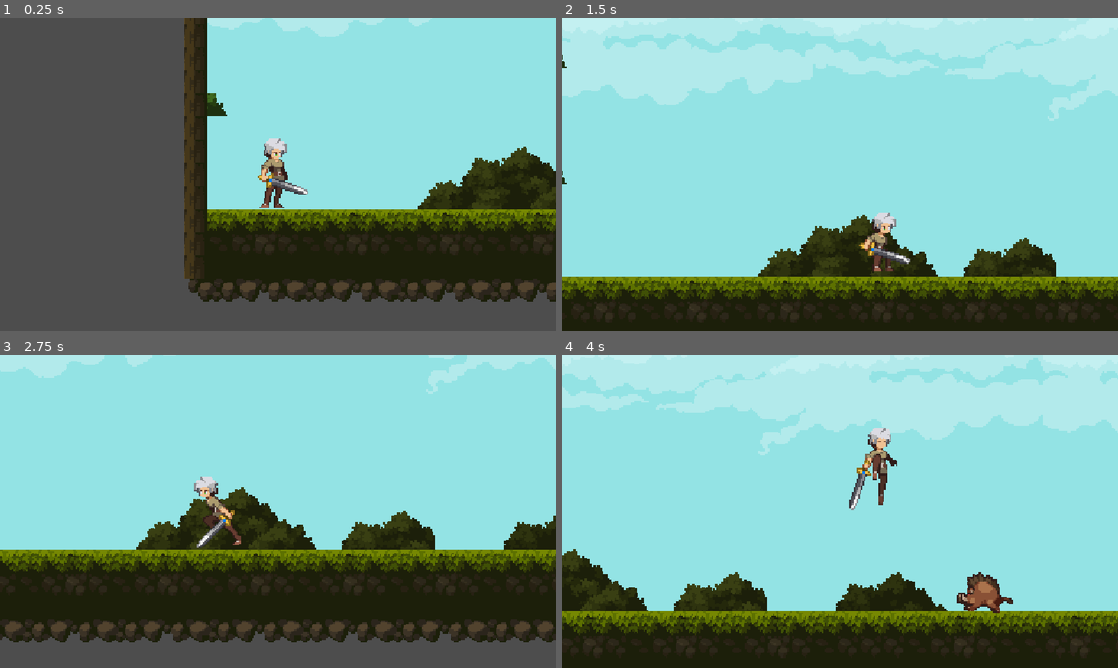
Above: before the commit, frames 1-4 (two rows, left to right).
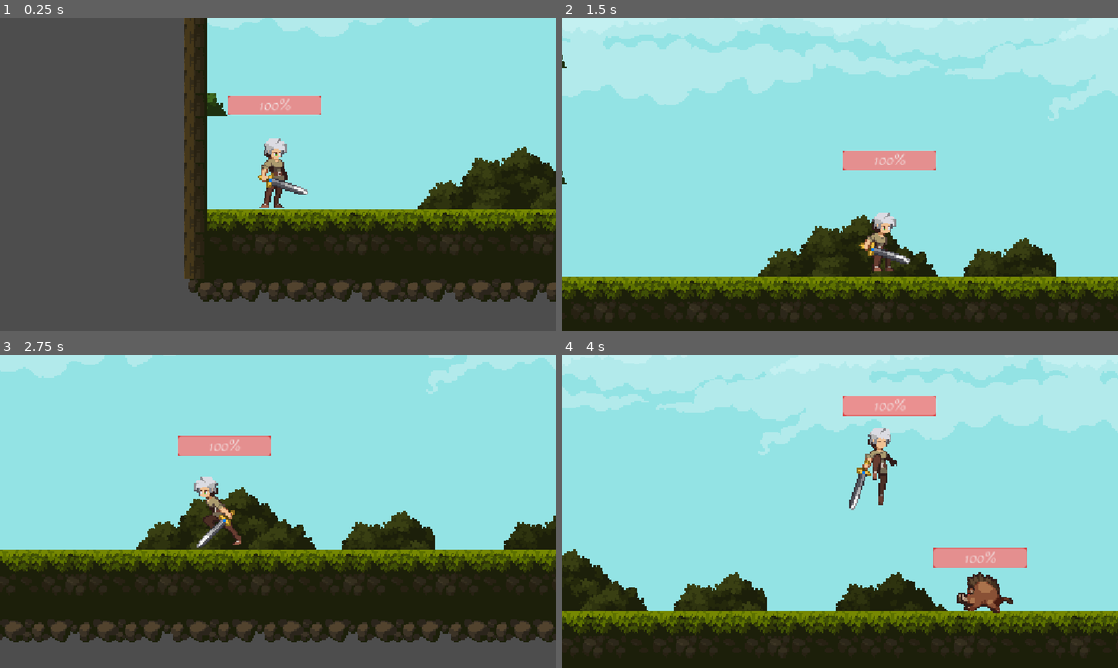
Above: after the commit, the same moments.

Repository: somebodyouknow66/jumpstart-game
Game: Godot game, scene res://main_scene.tscn
Same seed, same stepped clock (60 frames per second), same inputs: the game is played once before the commit and once after it.
Inputs (mouse positions are in pixels of both pictures, inside the frame that each line leads up to):
- Up to frame 1 (0.25 s): no input
- Up to frame 2 (1.5 s): tap Enter at 0.5 s; move the mouse to (962, 158) at 0.52 s; hold Right (right) from 0.53 s (still down); tap Alt at 0.6 s; click (962, 158) at 0.67 s; tap Up (jump) at 0.77 s; move the mouse to (728, 190) at 1.27 s; tap Shift at 1.35 s
- Up to frame 3 (2.75 s): tap Up (jump) at 1.52 s; move the mouse to (333, 442) at 2.02 s; release Right (right) at 2.03 s; hold Left (left) from 2.03 s (still down); tap Alt at 2.1 s
- Up to frame 4 (4 s): move the mouse to (812, 574) at 2.77 s; release Left (left) at 2.78 s; hold Right (right) from 2.78 s (still down); tap Shift at 2.85 s; click (812, 574) at 2.92 s; tap Up (jump) at 3.02, 3.77 s; move the mouse to (1006, 558) at 3.52 s; tap Alt at 3.6 s

The runs differ from the first frame. In frame 1, 1.0% of the frame differs, in the area x 41-58%, y 24-31%; in frame 2, 1.0%; in frame 3, 1.1%; in frame 4, 2.2%, in the area x 50-84%, y 13-68%.

Commit message:
health bars

Diff:
--- a/main_scene.tscn
+++ b/main_scene.tscn
@@ -3,6 +3,7 @@
 [ext_resource type="Texture2D" uid="uid://gkfr8u5ddqoe" path="res://Tiles.png" id="1_0f027"]
 [ext_resource type="Texture2D" uid="uid://by8e5dd4t8r7p" path="res://Background.png" id="1_d5x1h"]
 [ext_resource type="PackedScene" uid="uid://bbpwuk6pg6nng" path="res://player.tscn" id="3_gyfs4"]
+[ext_resource type="FontFile" uid="uid://ba5lhof47m2jj" path="res://Felipa-Regular.ttf" id="4_8mm7a"]
 [ext_resource type="PackedScene" uid="uid://dei0t4sj6c08y" path="res://enemy.tscn" id="4_d5x1h"]
 
 [sub_resource type="TileSetAtlasSource" id="TileSetAtlasSource_2c62f"]
@@ -564,6 +565,12 @@
 [sub_resource type="RectangleShape2D" id="RectangleShape2D_6gfmi"]
 size = Vector2(49, 102)
 
+[sub_resource type="Theme" id="Theme_d5x1h"]
+
+[sub_resource type="StyleBoxFlat" id="StyleBoxFlat_hq1ik"]
+bg_color = Color(0.92941177, 0, 0, 0.7019608)
+border_color = Color(0.8, 0.8, 0.8, 0)
+
 [node name="Node2D" type="Node2D" unique_id=130550479]
 
 [node name="TextureRect" type="TextureRect" parent="." unique_id=793713747]
@@ -615,13 +622,35 @@
 position = Vector2(1, 2)
 shape = SubResource("RectangleShape2D_6gfmi")
 
+[node name="ProgressBar" type="ProgressBar" parent="Player" unique_id=2049283106]
+offset_left = -63.0
+offset_top = -102.0
+offset_right = 66.0
+offset_bottom = -75.0
+theme = SubResource("Theme_d5x1h")
+theme_override_fonts/font = ExtResource("4_8mm7a")
+theme_override_font_sizes/font_size = 20
+theme_override_styles/background = SubResource("StyleBoxFlat_hq1ik")
+value = 100.0
+
 [node name="enemy" parent="." unique_id=201602888 instance=ExtResource("4_d5x1h")]
 position = Vector2(2238, 485)
 
-[node name="AnimatedSprite2D" parent="enemy" index="0" unique_id=927607247]
+[node name="ProgressBar" type="ProgressBar" parent="enemy" unique_id=1873833168]
+offset_left = -72.0
+offset_top = -61.0
+offset_right = 57.0
+offset_bottom = -34.0
+theme = SubResource("Theme_d5x1h")
+theme_override_fonts/font = ExtResource("4_8mm7a")
+theme_override_font_sizes/font_size = 20
+theme_override_styles/background = SubResource("StyleBoxFlat_hq1ik")
+value = 100.0
+
+[node name="AnimatedSprite2D" parent="enemy" index="1" unique_id=927607247]
 position = Vector2(0, 0)
 
-[node name="CollisionShape2D" parent="enemy" index="1" unique_id=913144964]
+[node name="CollisionShape2D" parent="enemy" index="2" unique_id=913144964]
 position = Vector2(-6, 5)
 
 [editable path="Player"]
Binary file added: Felipa-Regular.ttf
Not shown, added: Felipa-Regular.ttf.import
